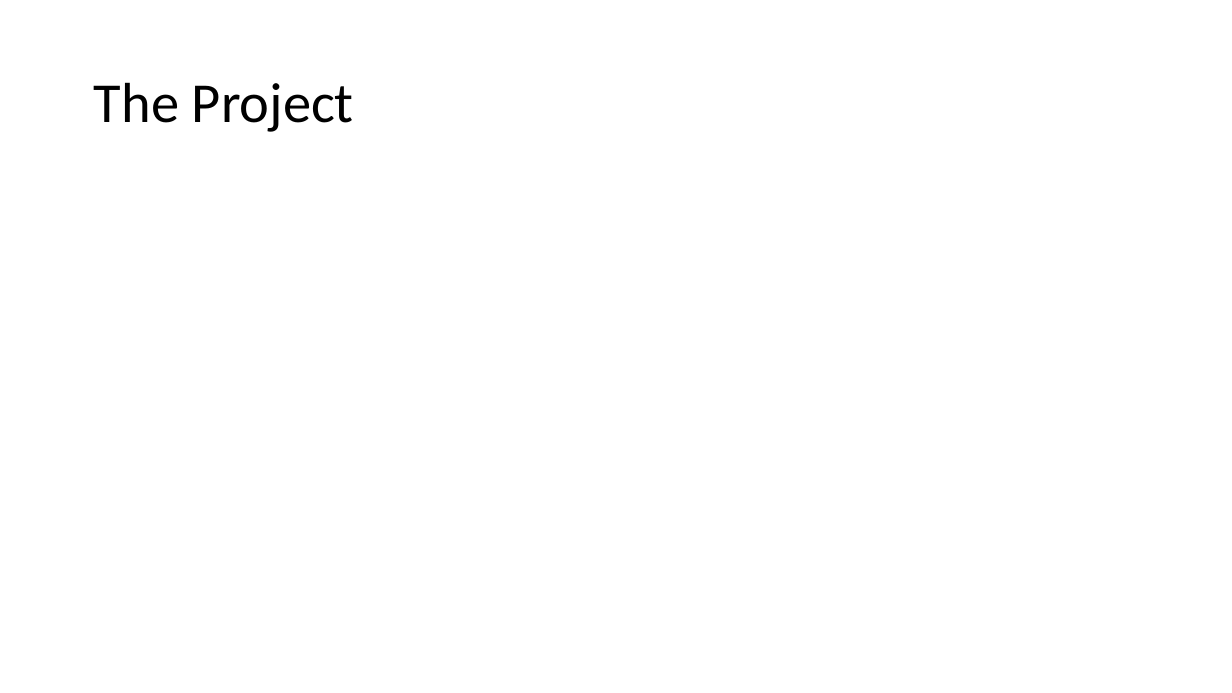
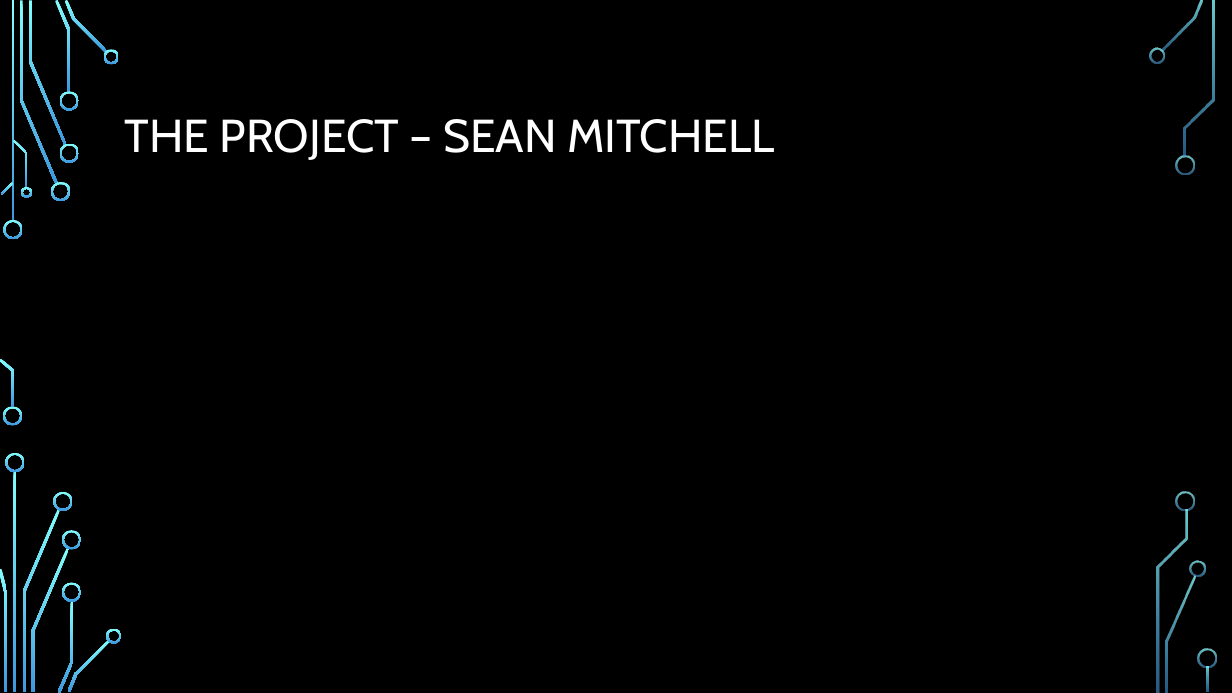
Before and after one commit to SeanMitchell1994/CS321_SP2019, a slide deck: slide 6 of report/Final Project.pptx (slide 7 before the commit). Drawn at 1232x693 pixels with LibreOffice and Linux fonts; fonts in the diff are those of the drawing; background and template pictures are left out. Boxes give left, top, right and bottom in pixels: in the first picture for what was removed or moved away, otherwise in the second. Text is boxed around its words. In the diff, an @@ line names an element or a change of style, - is before the commit and + after.

```diff
--- a/report/Final Project.pptx
+++ b/report/Final Project.pptx
@@ background #FFFFFF to picture (left out) @@
@@ title at bbox=[125, 119, 774, 160]: text changed; size 44 to 36 pt; font Calibri to Cabin; text colour #000000 to #FFFFFF @@
-The Project
+THE PROJECT – SEAN MITCHELL
@@ group added at bbox=[0, 0, 1217, 693]: 33 freeform shapes, 3 rectangles @@
```
Also in this commit, not shown: 7 other slides changed, 5 slides added, 4 slides removed.
